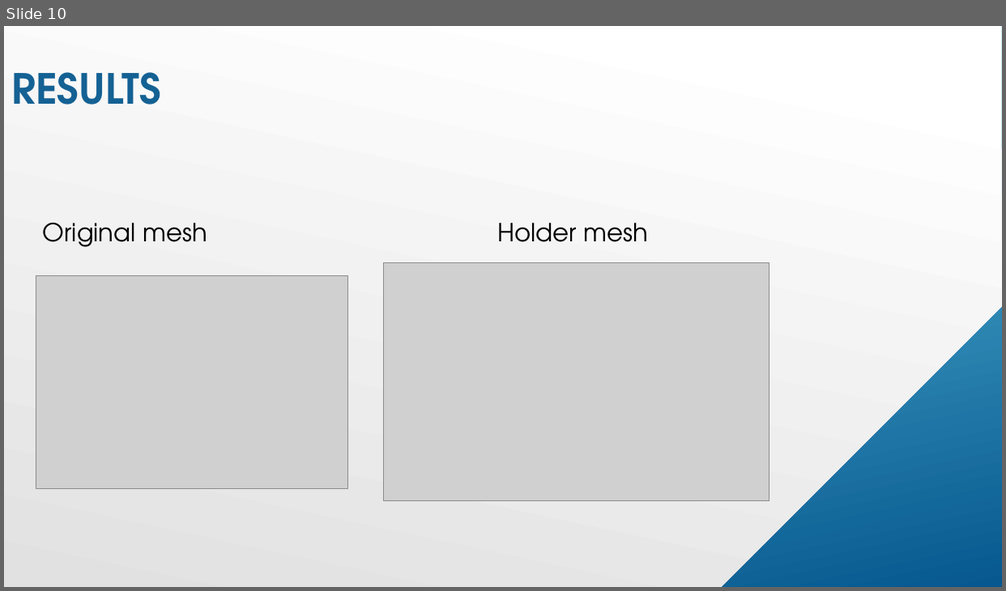
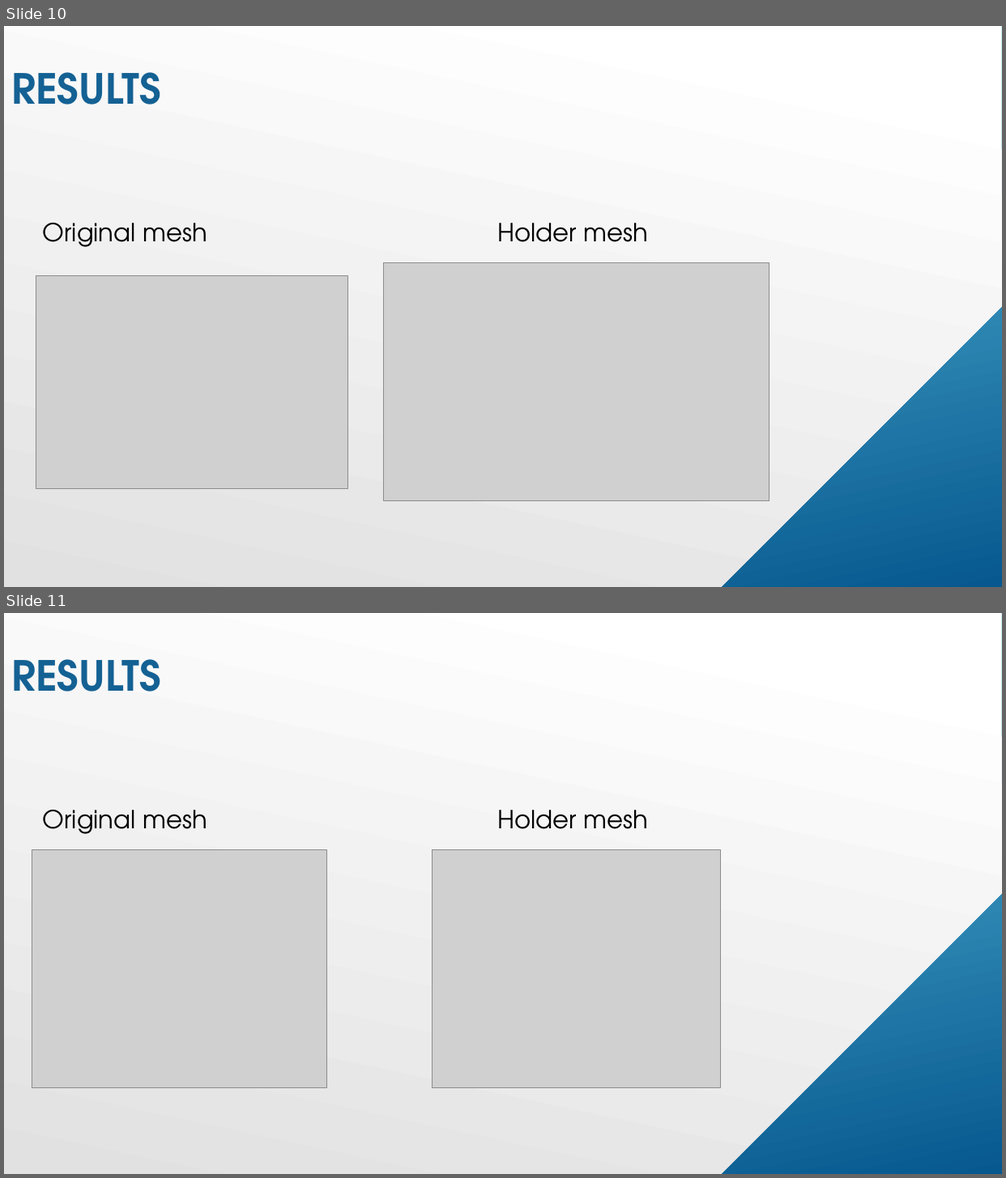
Before and after one commit to omlad93/auto-connect, a slide deck: presentation/AutoConnect.pptx. Shown one above the other, each under a label of ours: slide 10 before the commit, slides 10 and 11 after it. The pictures are 1006x591 and 1006x1178 pixels, drawn with LibreOffice and Linux fonts; fonts in the diff are those of the drawing; grey boxes stand for pictures. Boxes give left, top, right and bottom in pixels: in the first picture for what was removed or moved away, otherwise in the second. Text is boxed around its words. In the diff, an @@ line names an element or a change of style, - is before the commit and + after.

```diff
--- a/presentation/AutoConnect.pptx
+++ b/presentation/AutoConnect.pptx
@@ slide 11 added at [4,613,1002,1174], background gradient #FFFFFF to #E1E1E1; not listed: 5 template elements that a slide beside it also shows @@
@@ rectangle added at [4,613,1002,1174], fill gradient #6ED2EB to #06588E @@
@@ snip rect added at [4,613,1002,1174], fill gradient #FFFFFF to #E1E1E1 @@
@@ text added at [12,659,162,692], 40 pt, text #146194, bold @@
+RESULTS
@@ text added at [43,810,207,834], 24 pt, text #000000 @@
+Original mesh
@@ text added at [497,810,649,829], 24 pt, text #000000 @@
+Holder mesh
@@ picture added at [32,850,326,1088] @@
@@ picture added at [432,850,721,1088] @@
@@ group added at [758,855,1002,1118]: 5 lines @@
```
Also in this commit, not shown: 4 slides changed, 1 other slide added, 15 other files.
